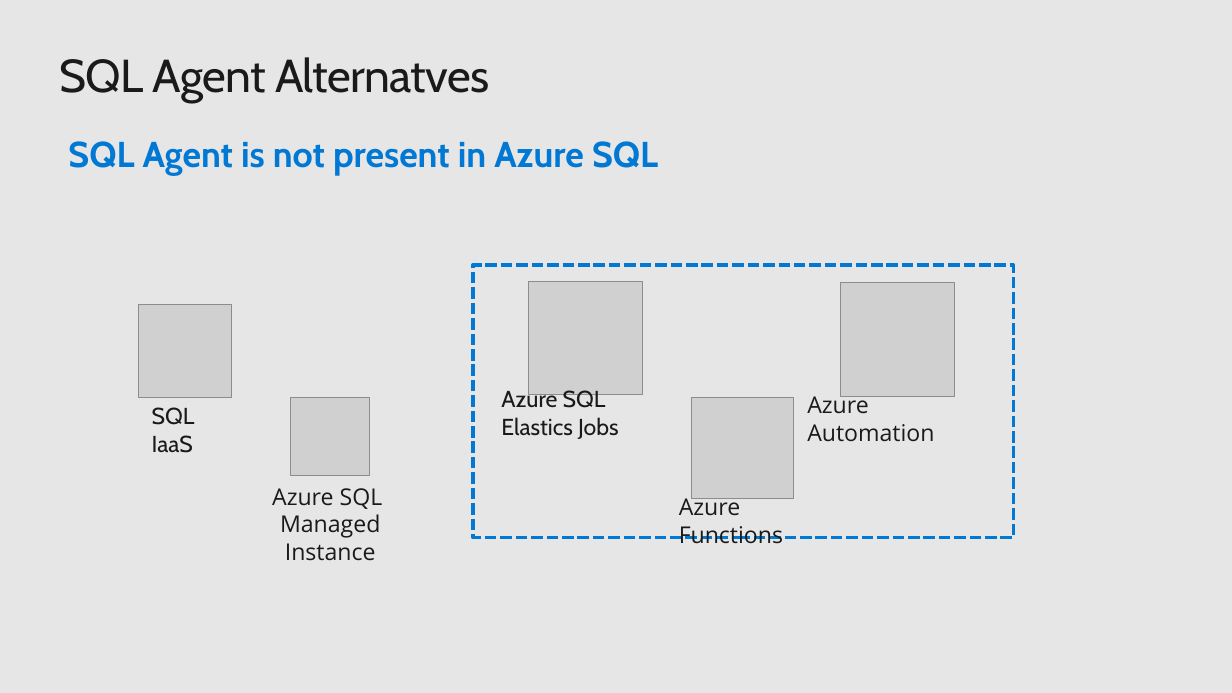
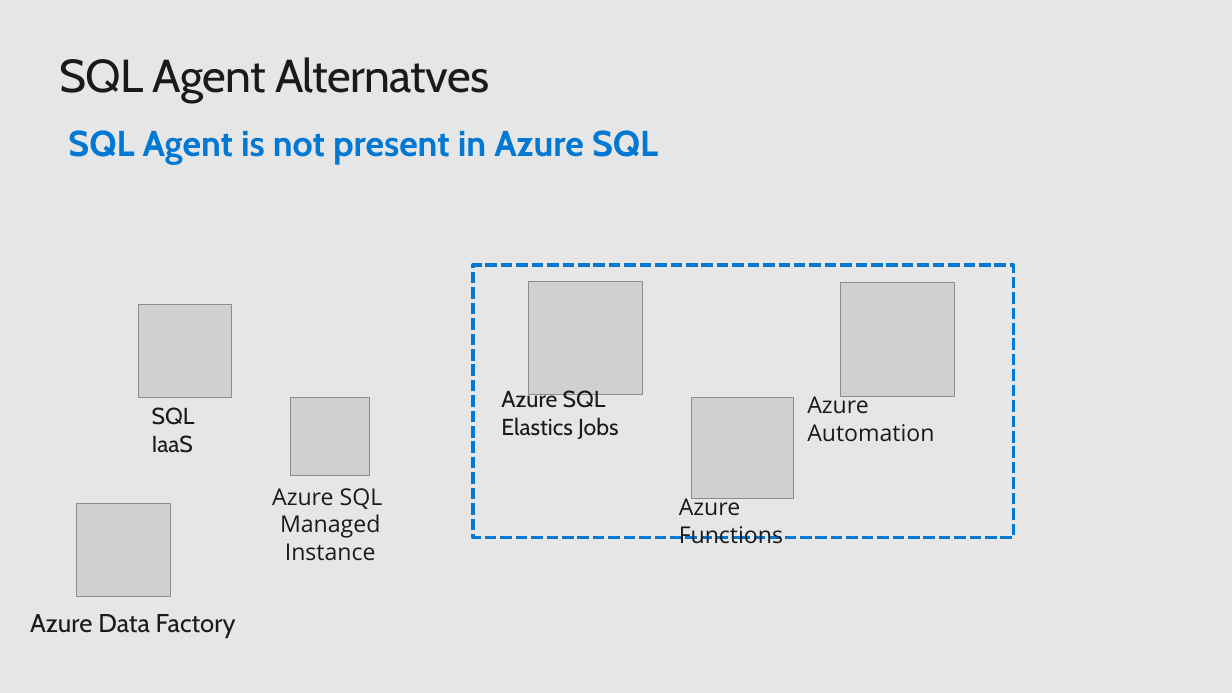
Before and after one commit to sam-cogan/sessions, a slide deck: slide 4 of sqlAgent/SQLAgent_in_the_cloud.pptx (slide 3 before the commit). Drawn at 1232x693 pixels with LibreOffice and Linux fonts; fonts in the diff are those of the drawing; grey boxes stand for pictures. Boxes give left, top, right and bottom in pixels: in the first picture for what was removed or moved away, otherwise in the second. Text is boxed around its words. In the diff, an @@ line names an element or a change of style, - is before the commit and + after.

```diff
--- a/sqlAgent/SQLAgent_in_the_cloud.pptx
+++ b/sqlAgent/SQLAgent_in_the_cloud.pptx
@@ text "SQL Agent is not present ...": place and size @@
-text "SQL Agent is not present ..." at bbox=[68, 141, 658, 176]
+text "SQL Agent is not present ..." at bbox=[68, 130, 658, 165]
@@ picture added at bbox=[77, 504, 170, 597] @@
@@ text added at bbox=[30, 614, 236, 638], 20 pt, text #1A1A1A @@
+Azure Data Factory
```
Also in this commit, not shown: 2 other slides changed, 5 slides added, 1 slide removed, 1 other file.
